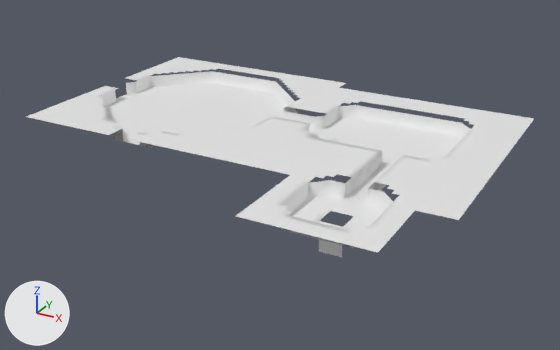
Two versions of the OBJ model Ods217/Assets/Level_Data/lvl_PirateShip/Meshes/lvl2_PirateElevator3.obj, one commit apart.
Before and after are seen from a 50 mm camera at (33.5, -73.2, 40.8) aimed at (-15.4, 15.9, -3.7). Lighting does not change. The marker at lower left points along +X, +Y and +Z. Where no turn or scale is listed for an object, it has been applied to the vertices. Vertices at the same position are counted once.
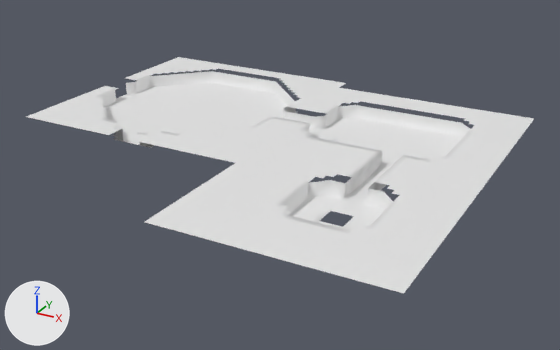
The change in detail:
me_default is used by ob_default; location (0.0, 0.0, 0.0).
me_default had 3100 vertices, 5464 faces and spanned x -53.0..14.0, y -8.0..44.0, z -4.0..2.0.
me_default now has 3396 vertices, 6034 faces and spans x -53.0..14.0, y -14.0..44.0, z -4.0..2.0.
Part 1, on me_default:
7 vertices are added at x -16.0..14.0, y -14.0..-8.0, z 2.0.
26 new vertices lie (0.0, -1.0, 0.0) away from vertices in x -16.0..9.0, y -8.0..5.0, z 2.0.
26 new vertices lie (0.0, -1.0, 0.0) away from vertices in x -16.0..9.0, y -9.0..4.0, z 2.0.
27 new vertices lie (1.0, -1.0, 0.0) away from vertices in x -16.0..9.0, y -10.0..3.0, z 2.0.
27 new vertices lie (0.0, -1.0, 0.0) away from vertices in x -16.0..10.0, y -11.0..3.0, z 2.0.
27 new vertices lie (0.0, -1.0, 0.0) away from vertices in x -16.0..10.0, y -12.0..2.0, z 2.0.
28 new vertices lie (1.0, -1.0, 0.0) away from vertices in x -15.0..10.0, y -13.0..0.0, z 2.0.
15 new vertices lie (-1.0, 0.0, 0.0) away from vertices in x -15.0..-6.0, y -14.0..0.0, z 2.0.
14 new vertices lie (-1.0, 0.0, 0.0) away from vertices in x -15.0..-7.0, y -14.0..-1.0, z 2.0.
13 new vertices lie (-1.0, 0.0, 0.0) away from vertices in x -10.0..-8.0, y -14.0..-2.0, z 2.0.
13 new vertices lie (-1.0, 0.0, 0.0) away from vertices in x -11.0..-9.0, y -14.0..-2.0, z 2.0.
13 new vertices lie (-1.0, 0.0, 0.0) away from vertices in x -12.0..-10.0, y -14.0..-2.0, z 2.0.
13 new vertices lie (-1.0, 0.0, 0.0) away from vertices in x -13.0..-11.0, y -14.0..-2.0, z 2.0.
13 new vertices lie (-1.0, 0.0, 0.0) away from vertices in x -14.0..-12.0, y -14.0..-2.0, z 2.0.
13 new vertices lie (-1.0, 0.0, 0.0) away from vertices in x -15.0..-13.0, y -14.0..-2.0, z 2.0.
7 new vertices lie (1.0, 0.0, 0.0) away from vertices in x 9.0..11.0, y -14.0..-8.0, z 2.0.
7 new vertices lie (1.0, 0.0, 0.0) away from vertices in x 10.0..12.0, y -14.0..-8.0, z 2.0.
7 new vertices lie (1.0, 0.0, 0.0) away from vertices in x 11.0..13.0, y -14.0..-8.0, z 2.0.
570 new faces join them.

Pixel boxes [x1, y1, x2, y2] of what changed, in the pictures (560 x 350 px):
'Default', reshaped (18% taller)
    before: [26, 57, 534, 257]
    after: [26, 57, 534, 293]
part 1 of me_default, added
    after: [145, 163, 458, 293]
